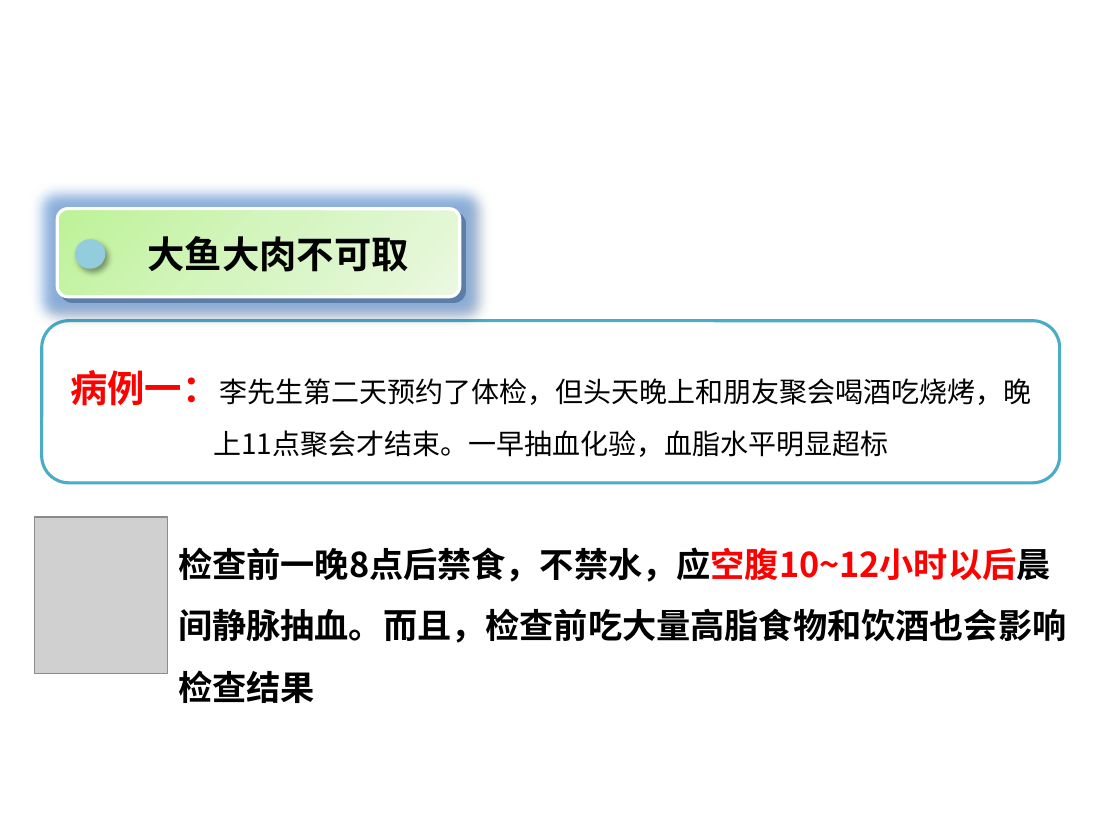
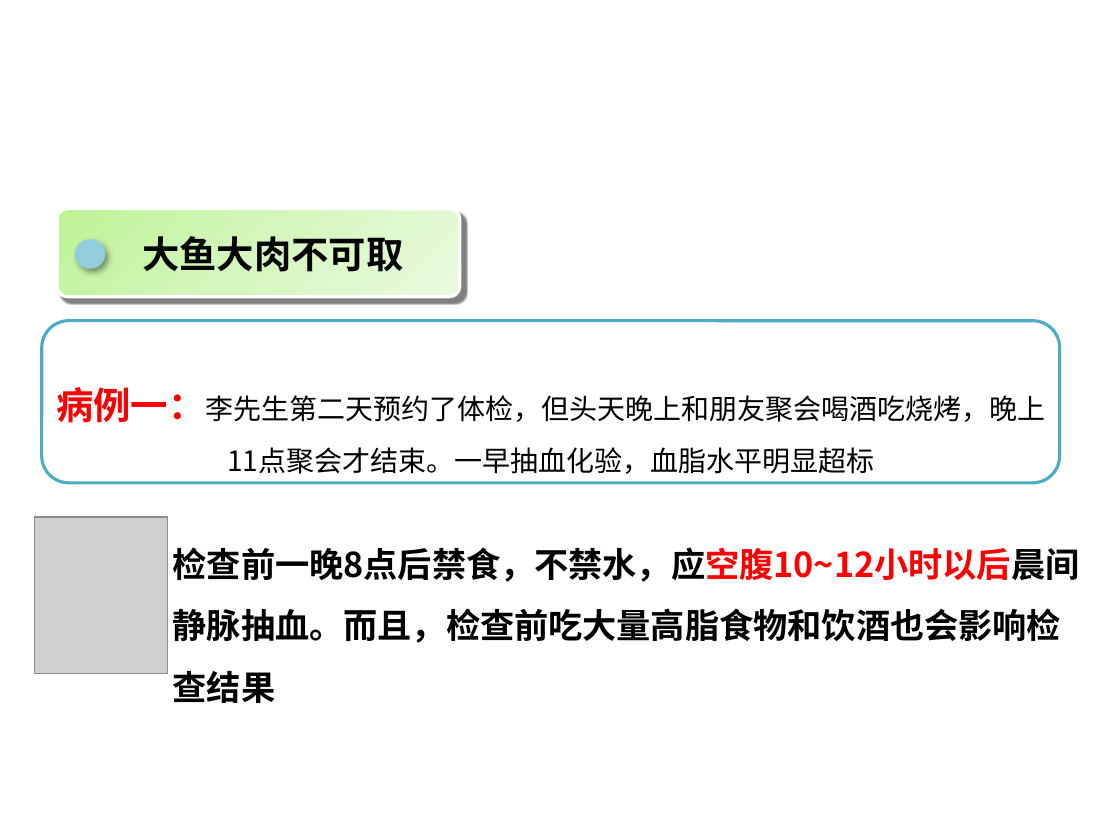
Before and after one commit to 25mi/Public-Share-Resoures, a slide deck: slide 12 of feedback/2.如何看懂血脂化验单.pptx. Drawn at 1120x840 pixels with LibreOffice and Linux fonts; fonts in the diff are those of the drawing; grey boxes stand for pictures; background and template pictures are left out. Boxes give left, top, right and bottom in pixels: in the first picture for what was removed or moved away, otherwise in the second. Text is boxed around its words. In the diff, an @@ line names an element or a change of style, - is before the commit and + after.

```diff
--- a/feedback/2.如何看懂血脂化验单.pptx
+++ b/feedback/2.如何看懂血脂化验单.pptx
@@ title "血脂检查前的注意事项（一）" at (173,447,1080,582): font Arial to Noto Sans CJK SC @@
@@ rounded rectangle at (57,208,459,297): fill gradient #BEF297 to #D5F6C0 to #EAFAE0 to gradient #BDF395 to #D5F6BE to #EAFADF; shadow changed @@
@@ text "大鱼大肉不可取": place and size @@
-text "大鱼大肉不可取" at (148,236,409,272)
+text "大鱼大肉不可取" at (142,236,403,272)
@@ text "病例一：李先生第二天预约了体检，但头天晚上和朋友聚会喝酒吃烧烤，晚上11点聚会才结束。一早抽血化验，血脂水平明显超标": place and size @@
-text "病例一：李先生第二天预约了体检，但头天晚上和朋友聚会喝酒吃烧烤，晚上11点聚会才结束。一早抽血化验，血脂水平明显超标" at (41,320,1060,483)
+text "病例一：李先生第二天预约了体检，但头天晚上和朋友聚会喝酒吃烧烤，晚上11点聚会才结束。一早抽血化验，血脂水平明显超标" at (56,387,1045,474)
@@ text "病例一：李先生第二天预约了体检，但头天晚上和朋友聚会喝酒吃烧烤，晚上11点聚会才结束。一早抽血化验，血脂水平明显超标" at (56,387,1045,474): fill #FFFFFF to none; outline #4BACC6 2 pt to none @@
@@ rounded rectangle added at (41,320,1060,483), fill #FFFFFF, outline #4BACC6 2 pt @@
@@ text "检查前一晚8点后禁食，不禁水，应空腹10~12小时以后晨间静脉抽血。而且，检查前吃大量高脂食物和饮酒也会影响检查结果" rewrapped from (178,547,1066,703) to (173,395,1080,703) @@
```
Also in this commit, not shown: 20 other slides changed, 10 other files.
